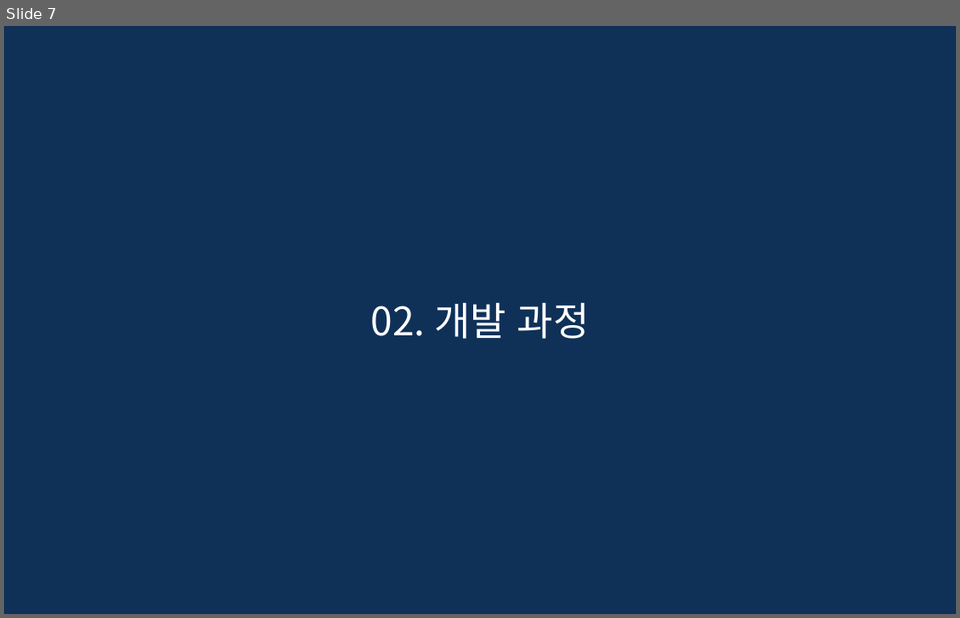
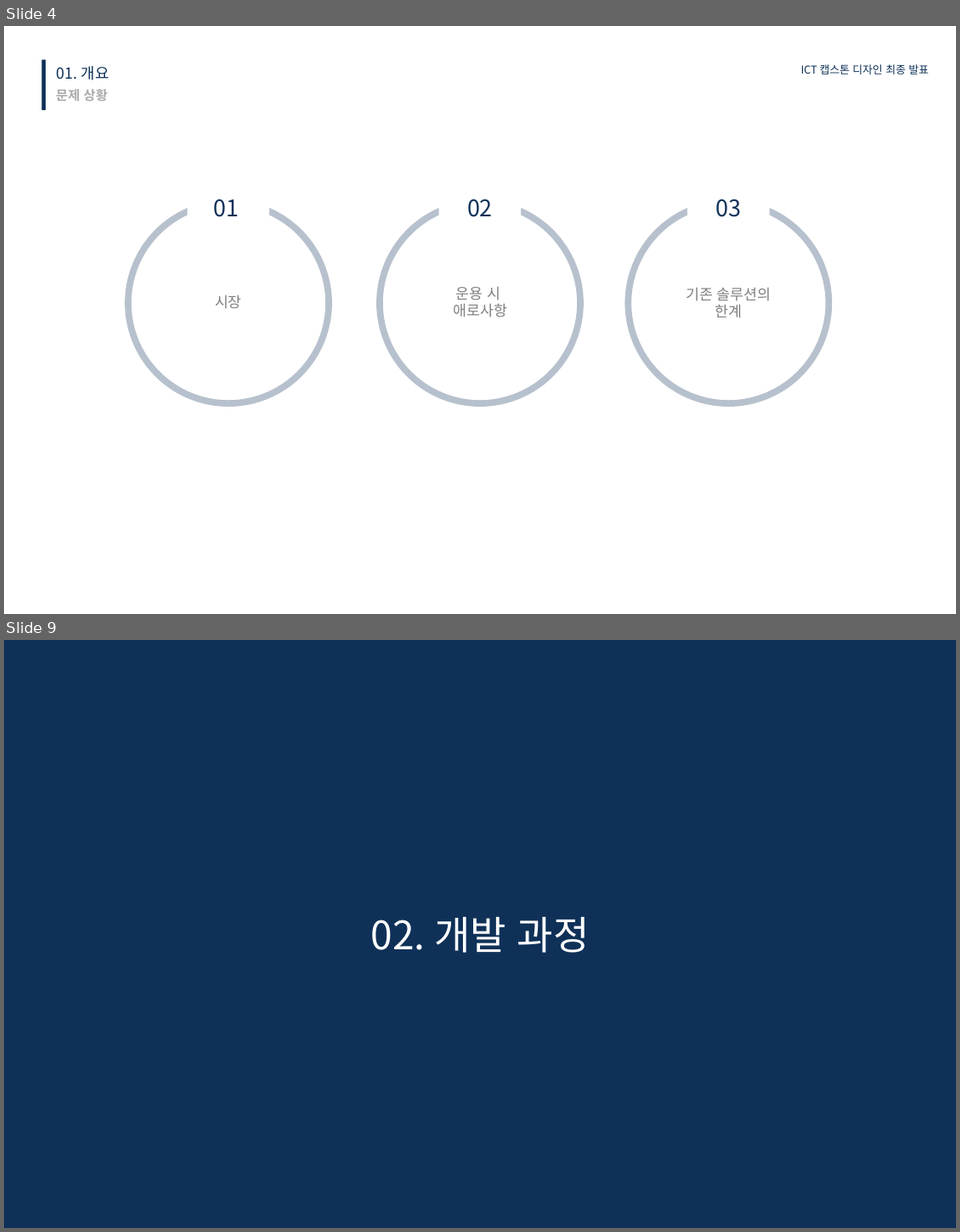
Before and after one commit to kimkyowon/Capstone_Design, a slide deck: 1.PrecisionLandingModule/1.ReasearchNote/FinalReport/캡스톤디자인 최종 발표 ICT융합학부 2018045323 김교원.pptx. Shown one above the other, each under a label of ours: slide 7 before the commit, slides 4 and 9 after it; the slides between them are not shown. The pictures are 960x618 and 960x1232 pixels, drawn with LibreOffice and Linux fonts; fonts in the diff are those of the drawing. Boxes give left, top, right and bottom in pixels: in the first picture for what was removed or moved away, otherwise in the second. Text is boxed around its words. In the diff, an @@ line names an element or a change of style, - is before the commit and + after.

```diff
--- a/1.PrecisionLandingModule/1.ReasearchNote/FinalReport/캡스톤디자인 최종 발표 ICT융합학부 2018045323 김교원.pptx
+++ b/1.PrecisionLandingModule/1.ReasearchNote/FinalReport/캡스톤디자인 최종 발표 ICT융합학부 2018045323 김교원.pptx
@@ slide 4 added at (4,26,956,614), background #FFFFFF @@
@@ rectangle added at (41,60,46,110), fill #0F3158 @@
@@ text added at (57,66,109,80), 14 pt, text #0F3158 @@
+01. 개요
@@ text added at (801,64,929,74), 10 pt, text #0F3158 @@
+ICT 캡스톤 디자인 최종 발표
@@ text added at (56,89,108,101), 12 pt, text #A9AAAA, bold @@
+문제 상황
@@ ellipse added at (128,203,329,403), outline #B7C1CD 6 pt @@
@@ rectangle added at (188,182,270,233), fill #FFFFFF @@
@@ text added at (213,199,239,217), 21 pt, text #0F3158 @@
+01
@@ ellipse added at (380,203,580,403), outline #B7C1CD 6 pt @@
@@ rectangle added at (439,182,522,233), fill #FFFFFF @@
@@ text added at (467,199,493,217), 21 pt, text #0F3158 @@
+02
@@ ellipse added at (628,203,829,403), outline #B7C1CD 6 pt @@
@@ rectangle added at (687,182,770,233), fill #FFFFFF @@
@@ text added at (715,199,741,217), 21 pt, text #0F3158 @@
+03
@@ text added at (215,295,242,308), 13.5 pt, text #808080 @@
+시장
@@ text added at (454,287,507,318), 13.5 pt, text #808080 @@
+운용 시
+애로사항
@@ text added at (686,288,771,318), 13.5 pt, text #808080 @@
+기존 솔루션의 한계
@@ what was slide 7 is now slide 9 @@
```
Also in this commit, not shown: 3 slides changed, 1 other slide added, 1 other file.
